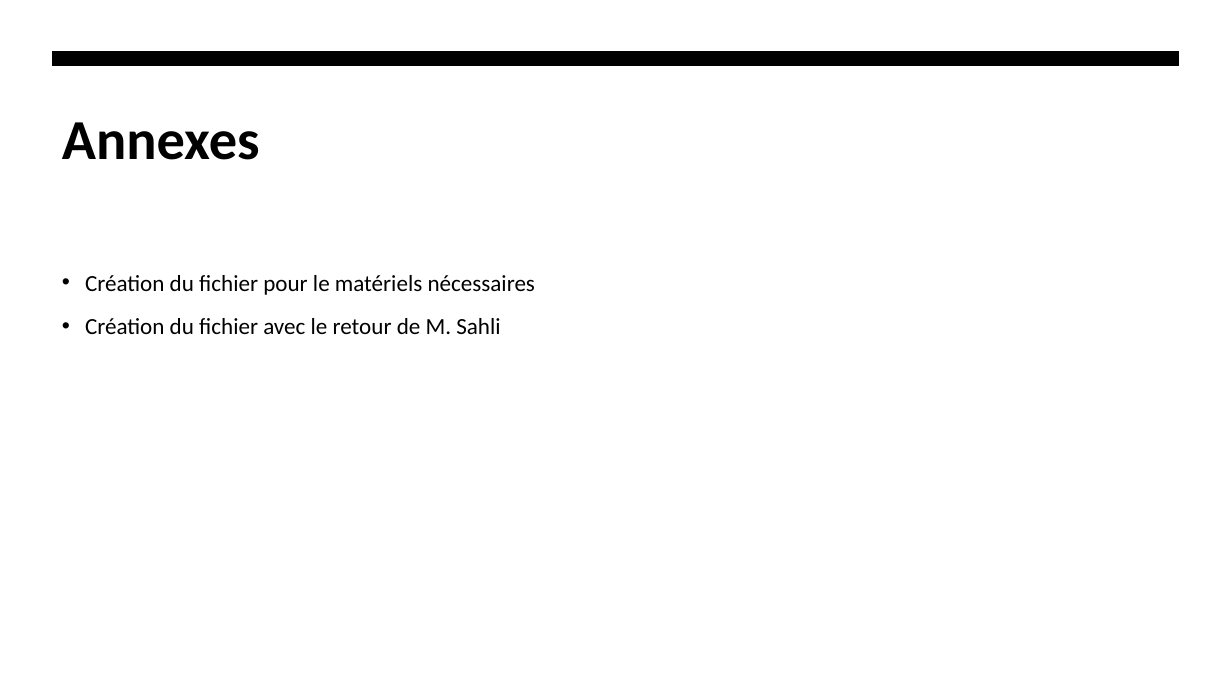
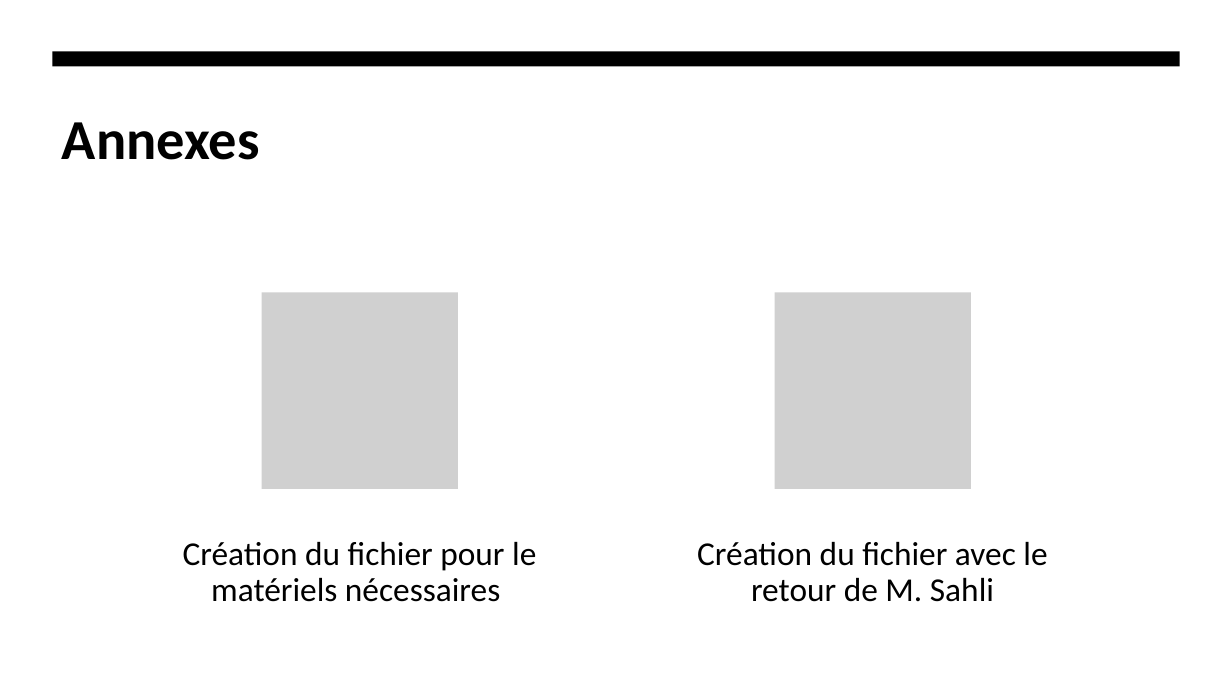
Before and after one commit to Agashae/MoonWebsite, a slide deck: slide 5 of annexe/Presentation.pptx. Drawn at 1232x693 pixels with LibreOffice and Linux fonts; fonts in the diff are those of the drawing; grey boxes stand for pictures. Boxes give left, top, right and bottom in pixels: in the first picture for what was removed or moved away, otherwise in the second. Text is boxed around its words. In the diff, an @@ line names an element or a change of style, - is before the commit and + after.

```diff
--- a/annexe/Presentation.pptx
+++ b/annexe/Presentation.pptx
@@ rectangle added at [0,0,1232,693], fill #FFFFFF @@
@@ text removed at [85,275,536,334] @@
-• Création du fichier pour le matériels nécessaires
-• Création du fichier avec le retour de M. Sahli
@@ group added at [183,293,1047,602]: 2 pictures, 2 texts @@
+Création du fichier pour le matériels nécessaires
+Création du fichier avec le retour de M. Sahli
```
Also in this commit, not shown: 3 other slides changed.
